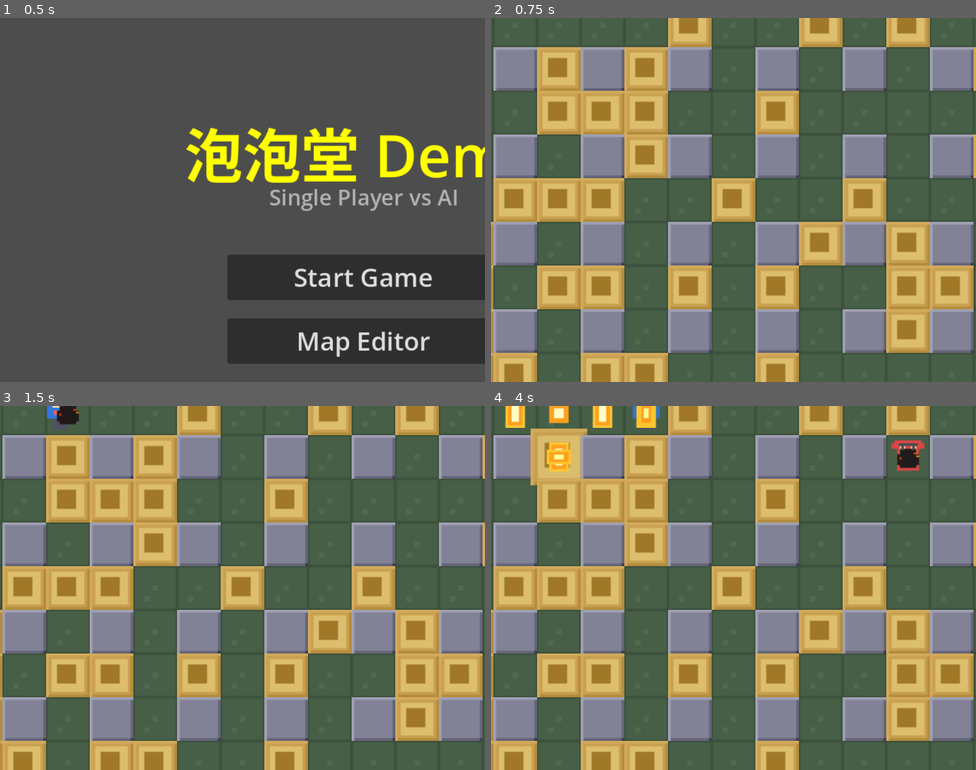
Above: before the commit, frames 1-4 (two rows, left to right).
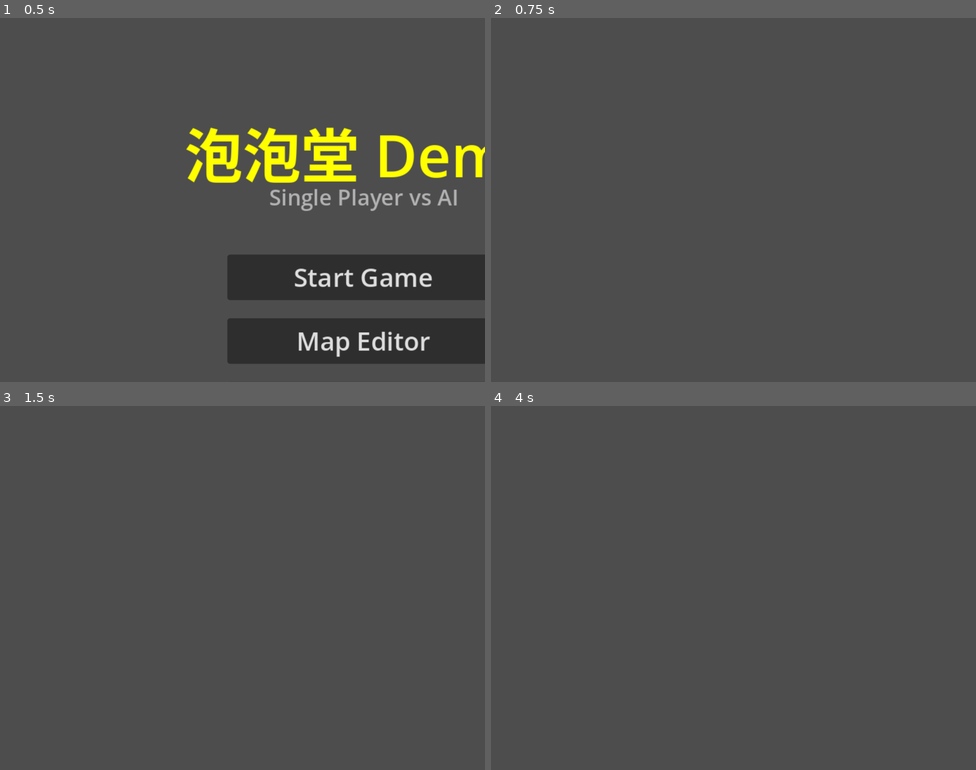
Above: after the commit, the same moments.

Repository: fuyiweiwow/bomb_survivors
Game: Godot game, scene res://scenes/menu/main_menu.tscn
Two runs of this game, one before a commit and one after it. Both use one fixed random seed, a clock stepped at 60 frames per second and the inputs below.
Inputs (mouse positions are in pixels of both pictures, inside the frame that each line leads up to):
- Up to frame 1 (0.5 s): no input
- Up to frame 2 (0.75 s): click "Start Game" at 0.5 s
- Up to frame 3 (1.5 s): tap Enter at 1.25 s; move the mouse to (349, 569) at 1.27 s; hold D (p1_right) from 1.28 s (still down); tap Space (p1_bomb) at 1.35 s; click (349, 569) at 1.42 s
- Up to frame 4 (4 s): tap Space (p1_bomb) at 2, 2.1, 3.05, 3.8 s; move the mouse to (636, 606) at 2.02 s; release D (p1_right) at 2.03 s; hold S (p1_down) 2.03-2.78 s; move the mouse to (782, 507) at 2.77 s; hold D (p1_right) 2.78-3.53 s; tap 1 at 2.85 s; move the mouse to (709, 660) at 3.52 s; hold W (p1_up) from 3.53 s (still down); tap 2 at 3.6 s; click (709, 660) at 3.67 s

Frame 1 is identical in both runs. In frame 2, 55% of the frame differs, in the area x 0-100%, y 0-100%; in frame 3, 55%; in frame 4, 57%.
Error before the commit: Invalid assignment of property or key 'texture' with value of type 'CompressedTexture2D' on a base object of type 'null instance'. (res://scripts/player/player…
Error after the commit: Parse Error: Cannot infer the type of "key" variable because the value doesn't have a set type. (res://scripts/game/game_manager.gd:219)

Commit message:
feat: player attributes + powerup system
- speed/bomb_max/bomb_range attributes with limits
- powerups drop from destroyed crates (speed/bomb/fire)
- AI seeks nearest powerup
- HUD shows player stats
- new powerup sprites (boots, bomb+, fire+)

Diff:
--- a/project.godot
+++ b/project.godot
@@ -1,27 +1,70 @@
 ; Engine configuration file.
+; It's best edited using the editor UI and not directly,
+; since the parameters that go here are not all obvious.
+;
+; Format:
+;   [section] ; section goes between []
+;   param=value ; assign values to parameters
+
 config_version=5
 
 [application]
+
 config/name="Bomber"
 config/description="像素泡泡堂Demo"
 run/main_scene="res://scenes/menu/main_menu.tscn"
 config/features=PackedStringArray("4.6")
 
 [display]
+
 window/size/viewport_width=800
 window/size/viewport_height=600
 window/stretch/mode="canvas_items"
 window/stretch/scale=1.5
 
-[rendering]
-textures/default_filter=0
+[dotnet]
+
+project/assembly_name="Bomber"
 
 [input]
-p1_up={ "deadzone": 0.5, "events": [Object(InputEventKey,"resource_local_to_scene":false,"resource_name":"","device":-1,"window_id":0,"alt_pressed":false,"shift_pressed":false,"ctrl_pressed":false,"meta_pressed":false,"pressed":false,"keycode":0,"physical_keycode":87,"key_label":0,"unicode":87,"location":0,"echo":false,"script":null) ] }
-p1_down={ "deadzone": 0.5, "events": [Object(InputEventKey,"resource_local_to_scene":false,"resource_name":"","device":-1,"window_id":0,"alt_pressed":false,"shift_pressed":false,"ctrl_pressed":false,"meta_pressed":false,"pressed":false,"keycode":0,"physical_keycode":83,"key_label":0,"unicode":83,"location":0,"echo":false,"script":null) ] }
-p1_left={ "deadzone": 0.5, "events": [Object(InputEventKey,"resource_local_to_scene":false,"resource_name":"","device":-1,"window_id":0,"alt_pressed":false,"shift_pressed":false,"ctrl_pressed":false,"meta_pressed":false,"pressed":false,"keycode":0,"physical_keycode":65,"key_label":0,"unicode":65,"location":0,"echo":false,"script":null) ] }
-p1_right={ "deadzone": 0.5, "events": [Object(InputEventKey,"resource_local_to_scene":false,"resource_name":"","device":-1,"window_id":0,"alt_pressed":false,"shift_pressed":false,"ctrl_pressed":false,"meta_pressed":false,"pressed":false,"keycode":0,"physical_keycode":68,"key_label":0,"unicode":68,"location":0,"echo":false,"script":null) ] }
-p1_bomb={ "deadzone": 0.5, "events": [Object(InputEventKey,"resource_local_to_scene":false,"resource_name":"","device":-1,"window_id":0,"alt_pressed":false,"shift_pressed":false,"ctrl_pressed":false,"meta_pressed":false,"pressed":false,"keycode":0,"physical_keycode":32,"key_label":0,"unicode":32,"location":0,"echo":false,"script":null) ] }
 
-ui_accept={ "deadzone": 0.5, "events": [Object(InputEventKey,"resource_local_to_scene":false,"resource_name":"","device":-1,"window_id":0,"alt_pressed":false,"shift_pressed":false,"ctrl_pressed":false,"meta_pressed":false,"pressed":false,"keycode":0,"physical_keycode":4194309,"key_label":0,"unicode":0,"location":0,"echo":false,"script":null), Object(InputEventKey,"resource_local_to_scene":false,"resource_name":"","device":-1,"window_id":0,"alt_pressed":false,"shift_pressed":false,"ctrl_pressed":false,"meta_pressed":false,"pressed":false,"keycode":0,"physical_keycode":32,"key_label":0,"unicode":32,"location":0,"echo":false,"script":null) ] }
-ui_cancel={ "deadzone": 0.5, "events": [Object(InputEventKey,"resource_local_to_scene":false,"resource_name":"","device":-1,"window_id":0,"alt_pressed":false,"shift_pressed":false,"ctrl_pressed":false,"meta_pressed":false,"pressed":false,"keycode":0,"physical_keycode":4194305,"key_label":0,"unicode":0,"location":0,"echo":false,"script":null) ] }
+ui_accept={
+"deadzone": 0.5,
+"events": [Object(InputEventKey,"resource_local_to_scene":false,"resource_name":"","device":-1,"window_id":0,"alt_pressed":false,"shift_pressed":false,"ctrl_pressed":false,"meta_pressed":false,"pressed":false,"keycode":0,"physical_keycode":4194309,"key_label":0,"unicode":0,"location":0,"echo":false,"script":null)
+, Object(InputEventKey,"resource_local_to_scene":false,"resource_name":"","device":-1,"window_id":0,"alt_pressed":false,"shift_pressed":false,"ctrl_pressed":false,"meta_pressed":false,"pressed":false,"keycode":0,"physical_keycode":32,"key_label":0,"unicode":32,"location":0,"echo":false,"script":null)
+]
+}
+ui_cancel={
+"deadzone": 0.5,
+"events": [Object(InputEventKey,"resource_local_to_scene":false,"resource_name":"","device":-1,"window_id":0,"alt_pressed":false,"shift_pressed":false,"ctrl_pressed":false,"meta_pressed":false,"pressed":false,"keycode":0,"physical_keycode":4194305,"key_label":0,"unicode":0,"location":0,"echo":false,"script":null)
+]
+}
+p1_up={
+"deadzone": 0.5,
+"events": [Object(InputEventKey,"resource_local_to_scene":false,"resource_name":"","device":-1,"window_id":0,"alt_pressed":false,"shift_pressed":false,"ctrl_pressed":false,"meta_pressed":false,"pressed":false,"keycode":0,"physical_keycode":87,"key_label":0,"unicode":87,"location":0,"echo":false,"script":null)
+]
+}
+p1_down={
+"deadzone": 0.5,
+"events": [Object(InputEventKey,"resource_local_to_scene":false,"resource_name":"","device":-1,"window_id":0,"alt_pressed":false,"shift_pressed":false,"ctrl_pressed":false,"meta_pressed":false,"pressed":false,"keycode":0,"physical_keycode":83,"key_label":0,"unicode":83,"location":0,"echo":false,"script":null)
+]
+}
+p1_left={
+"deadzone": 0.5,
+"events": [Object(InputEventKey,"resource_local_to_scene":false,"resource_name":"","device":-1,"window_id":0,"alt_pressed":false,"shift_pressed":false,"ctrl_pressed":false,"meta_pressed":false,"pressed":false,"keycode":0,"physical_keycode":65,"key_label":0,"unicode":65,"location":0,"echo":false,"script":null)
+]
+}
+p1_right={
+"deadzone": 0.5,
+"events": [Object(InputEventKey,"resource_local_to_scene":false,"resource_name":"","device":-1,"window_id":0,"alt_pressed":false,"shift_pressed":false,"ctrl_pressed":false,"meta_pressed":false,"pressed":false,"keycode":0,"physical_keycode":68,"key_label":0,"unicode":68,"location":0,"echo":false,"script":null)
+]
+}
+p1_bomb={
+"deadzone": 0.5,
+"events": [Object(InputEventKey,"resource_local_to_scene":false,"resource_name":"","device":-1,"window_id":0,"alt_pressed":false,"shift_pressed":false,"ctrl_pressed":false,"meta_pressed":false,"pressed":false,"keycode":0,"physical_keycode":32,"key_label":0,"unicode":32,"location":0,"echo":false,"script":null)
+]
+}
+
+[rendering]
+
+textures/default_filter=0
--- a/scripts/ai/ai_player.gd
+++ b/scripts/ai/ai_player.gd
@@ -4,15 +4,20 @@
 signal player_died
 
 const TILE_SIZE = 32
-const MOVE_TIME = 0.15
 
 var grid_pos := Vector2i.ZERO
 var is_moving := false
 var alive := true
+var player_id := 2
+
+var speed := 5
 var bomb_max := 1
-var bomb_range := 2
+var bomb_range := 1
 var bomb_placed_count := 0
-var player_id := 2
+
+const MAX_SPEED := 10
+const MAX_BOMBS := 8
+const MAX_RANGE := 10
 
 var move_timer := 0.0
 var move_interval := 0.5
@@ -28,6 +33,18 @@
 	if _game_node == null:
 		_game_node = get_tree().get_first_node_in_group("game")
 	return _game_node
+
+func move_time() -> float:
+	return 0.5 / float(speed)
+
+func add_speed(amount: int):
+	speed = clampi(speed + amount, 1, MAX_SPEED)
+
+func add_bomb(amount: int):
+	bomb_max = clampi(bomb_max + amount, 1, MAX_BOMBS)
+
+func add_range(amount: int):
+	bomb_range = clampi(bomb_range + amount, 1, MAX_RANGE)
 
 func setup(p_id: int, tex: Texture2D):
 	player_id = p_id
@@ -60,8 +77,11 @@
 			var tw := create_tween()
 			tw.tween_property(self, "position",
 				Vector2(target.x * TILE_SIZE + TILE_SIZE / 2.0, target.y * TILE_SIZE + TILE_SIZE / 2.0),
-				MOVE_TIME)
-			tw.tween_callback(func(): is_moving = false)
+				move_time())
+			tw.tween_callback(func():
+				is_moving = false
+				gm.check_powerup_pickup(self)
+			)
 		else:
 			move_dir = Vector2i.ZERO
 
@@ -77,7 +97,6 @@
 	var dirs := [Vector2i(0, -1), Vector2i(0, 1), Vector2i(-1, 0), Vector2i(1, 0)]
 	dirs.shuffle()
 
-	# prefer moving away from own bomb
 	if last_bomb_pos != Vector2i(-1, -1):
 		var away := grid_pos - last_bomb_pos
 		if away.length() > 0:
@@ -85,7 +104,20 @@
 			if not best_dirs.is_empty():
 				dirs = best_dirs
 
-	# choose first walkable direction
+	# try to move toward visible powerups
+	var gm_ref = _gm()
+	if gm_ref:
+		var pu_pos = gm_ref.nearest_powerup_pos(grid_pos)
+		if pu_pos != Vector2i(-1, -1):
+			var dx = pu_pos.x - grid_pos.x
+			var dy = pu_pos.y - grid_pos.y
+			var toward := Vector2i.ZERO
+			if abs(dx) >= abs(dy):
+				toward = Vector2i(signi(dx), 0)
+			else:
+				toward = Vector2i(0, signi(dy))
+			dirs.push_front(toward)
+
 	for d in dirs:
 		var t = grid_pos + d
 		if gm.is_cell_walkable(t.x, t.y):
@@ -99,9 +131,9 @@
 	var dx := pos.x - away_from.x
 	var dy := pos.y - away_from.y
 	for d in dirs:
-		if d.x != 0 and sign(d.x) == sign(dx) and dx != 0:
+		if d.x != 0 and signi(d.x) == signi(dx) and dx != 0:
 			result.append(d)
-		elif d.y != 0 and sign(d.y) == sign(dy) and dy != 0:
+		elif d.y != 0 and signi(d.y) == signi(dy) and dy != 0:
 			result.append(d)
 	if result.is_empty():
 		return dirs
@@ -109,7 +141,6 @@
 	return result
 
 func _is_safe_to_bomb(gm) -> bool:
-	# check that after placing bomb, there's a walkable path to safety
 	var escape_dirs := [Vector2i(0, -1), Vector2i(0, 1), Vector2i(-1, 0), Vector2i(1, 0)]
 	escape_dirs.shuffle()
 	for d in escape_dirs:
--- a/scripts/game/game_manager.gd
+++ b/scripts/game/game_manager.gd
@@ -10,6 +10,7 @@
 var bomb_map: Dictionary = {}
 var players: Array = []
 var crate_sprites: Dictionary = {}
+var powerups: Dictionary = {}
 var game_over := false
 
 var player_script = preload("res://scripts/player/player.gd")
@@ -20,6 +21,12 @@
 var tex_male_body = preload("res://assets/art/sprites/male_body.png")
 var tex_male_legs = preload("res://assets/art/sprites/male_legs.png")
 var tex_ai_body = preload("res://assets/art/sprites/player2.png")
+
+var tex_pspeed = preload("res://assets/art/sprites/powerup_speed.png")
+var tex_pbomb = preload("res://assets/art/sprites/powerup_bomb.png")
+var tex_pfire = preload("res://assets/art/sprites/powerup_fire.png")
+
+var hud_label: Label = null
 
 func _ready():
 	add_to_group("game")
@@ -29,6 +36,7 @@
 	_create_map()
 	_spawn_players()
 	_setup_camera()
+	_setup_hud()
 
 func _init_grid():
 	grid.clear()
@@ -196,6 +204,37 @@
 
 func has_bomb_at(x: int, y: int) -> bool:
 	return bomb_map.has(Vector2i(x, y))
+
+func nearest_powerup_pos(from: Vector2i) -> Vector2i:
+	var best := Vector2i(-1, -1)
+	var best_dist := 9999.0
+	for key in powerups.keys():
+		var dist := from.distance_squared_to(key)
+		if dist < best_dist:
+			best_dist = dist
+			best = key
+	return best
+
+func check_powerup_pickup(player: Node2D):
+	var key := player.grid_pos
+	if not powerups.has(key):
+		return
+
+	var pu_data = powerups[key]
+	if is_instance_valid(pu_data["sprite"]):
+		pu_data["sprite"].queue_free()
+
+	var ptype = pu_data["type"]
+	match ptype:
+		"speed":
+			player.add_speed(1)
+		"bomb":
+			player.add_bomb(1)
+		"fire":
+			player.add_range(2)
+
+	powerups.erase(key)
+	_update_hud()
 
 func unregister_bomb(pos: Vector2i, _bomb_node: Node):
 	if bomb_map.has(pos):
@@ -228,6 +267,31 @@
 				tips[dir_name] = check
 	return {"cells": cells, "tips": tips}
 
+func _spawn_powerup(cell: Vector2i):
+	var r := randf()
+	var tex = null
+	var ptype = ""
+	if r < 0.35:
+		tex = tex_pspeed
+		ptype = "speed"
+	elif r < 0.65:
+		tex = tex_pbomb
+		ptype = "bomb"
+	elif r < 0.85:
+		tex = tex_pfire
+		ptype = "fire"
+	else:
+		return
+
+	var s := Sprite2D.new()
+	s.texture = tex
+	s.position = Vector2(cell.x * TILE_SIZE + TILE_SIZE / 2.0, cell.y * TILE_SIZE + TILE_SIZE / 2.0)
+	s.centered = true
+	s.z_index = 5
+	add_child(s)
+
+	powerups[cell] = {"sprite": s, "type": ptype}
+
 func apply_explosion_damage(cells: Array):
 	for cell in cells:
 		var key := Vector2i(cell.x, cell.y)
@@ -241,6 +305,7 @@
 				tw.tween_property(cs, "modulate:a", 0.0, 0.2)
 				tw.tween_callback(cs.queue_free)
 				crate_sprites.erase(key)
+			_spawn_powerup(cell)
 
 		for p in players:
 			if not is_instance_valid(p) or not p.alive:
@@ -296,9 +361,34 @@
 func _setup_camera():
 	var cam := Camera2D.new()
 	cam.position = Vector2(GRID_W * TILE_SIZE / 2.0, GRID_H * TILE_SIZE / 2.0)
-	cam.zoom = Vector2(1.5, 1.5)
+	cam.zoom = Vector2(1.3, 1.3)
 	cam.enabled = true
 	add_child(cam)
+
+func _setup_hud():
+	var bg := ColorRect.new()
+	bg.color = Color(0, 0, 0, 0.5)
+	bg.position = Vector2(0, GRID_H * TILE_SIZE)
+	bg.size = Vector2(GRID_W * TILE_SIZE, 50)
+	add_child(bg)
+
+	hud_label = Label.new()
+	hud_label.position = Vector2(10, GRID_H * TILE_SIZE + 8)
+	hud_label.size = Vector2(GRID_W * TILE_SIZE, 40)
+	hud_label.add_theme_font_size_override("font_size", 16)
+	hud_label.add_theme_color_override("font_color", Color.WHITE)
+	add_child(hud_label)
+	_update_hud()
+
+func _update_hud():
+	if hud_label == null: return
+	var p1 = players[0] if players.size() > 0 and is_instance_valid(players[0]) else null
+	if p1 == null: return
+	hud_label.text = "Speed: %d  |  Bombs: %d (max %d)  |  Range: %d  |  Esc: Menu" % [p1.speed, p1.bomb_placed_count, p1.bomb_max, p1.bomb_range]
+
+func _process(_delta):
+	if not game_over:
+		_update_hud()
 
 func _input(event):
 	if event is InputEventKey and event.pressed and event.keycode == KEY_ESCAPE:
--- a/scripts/player/player.gd
+++ b/scripts/player/player.gd
@@ -4,15 +4,21 @@
 signal player_died
 
 const TILE_SIZE = 32
-const MOVE_TIME = 0.1
+const HUD_Y_OFFSET := 380
 
 var player_id := 1
 var grid_pos := Vector2i.ZERO
 var is_moving := false
 var alive := true
+
+var speed := 5
 var bomb_max := 1
-var bomb_range := 2
+var bomb_range := 1
 var bomb_placed_count := 0
+
+const MAX_SPEED := 10
+const MAX_BOMBS := 8
+const MAX_RANGE := 10
 
 var input_dir := Vector2i.ZERO
 var bomb_pressed := false
@@ -28,6 +34,18 @@
 	if _game_node == null:
 		_game_node = get_tree().get_first_node_in_group("game")
 	return _game_node
+
+func move_time() -> float:
+	return 0.5 / float(speed)
+
+func add_speed(amount: int):
+	speed = clampi(speed + amount, 1, MAX_SPEED)
+
+func add_bomb(amount: int):
+	bomb_max = clampi(bomb_max + amount, 1, MAX_BOMBS)
+
+func add_range(amount: int):
+	bomb_range = clampi(bomb_range + amount, 1, MAX_RANGE)
 
 func setup(p_id: int, tex_parts: Dictionary):
 	player_id = p_id
@@ -71,7 +89,6 @@
 
 	var d := Vector2i.ZERO
 
-	# priority: event buffer > held keys
 	if input_dir != Vector2i.ZERO:
 		d = input_dir
 	else:
@@ -88,8 +105,11 @@
 			var tw := create_tween()
 			tw.tween_property(self, "position",
 				Vector2(target.x * TILE_SIZE + TILE_SIZE / 2.0, target.y * TILE_SIZE + TILE_SIZE / 2.0),
-				MOVE_TIME)
-			tw.tween_callback(func(): is_moving = false)
+				move_time())
+			tw.tween_callback(func():
+				is_moving = false
+				gm.check_powerup_pickup(self)
+			)
 
 	if (bomb_pressed or Input.is_action_just_pressed("p1_bomb")) and bomb_placed_count < bomb_max:
 		bomb_pressed = false
Binary file added: assets/art/sprites/powerup_bomb.png
Binary file added: assets/art/sprites/powerup_fire.png
Binary file added: assets/art/sprites/powerup_speed.png
Not shown, added: scripts/ai/ai_player.gd.uid
Not shown, added: scripts/editor/map_editor.gd.uid
Not shown, added: scripts/editor/player_editor.gd.uid
Not shown, added: scripts/game/game_manager.gd.uid
Not shown, added: scripts/menu/main_menu.gd.uid
